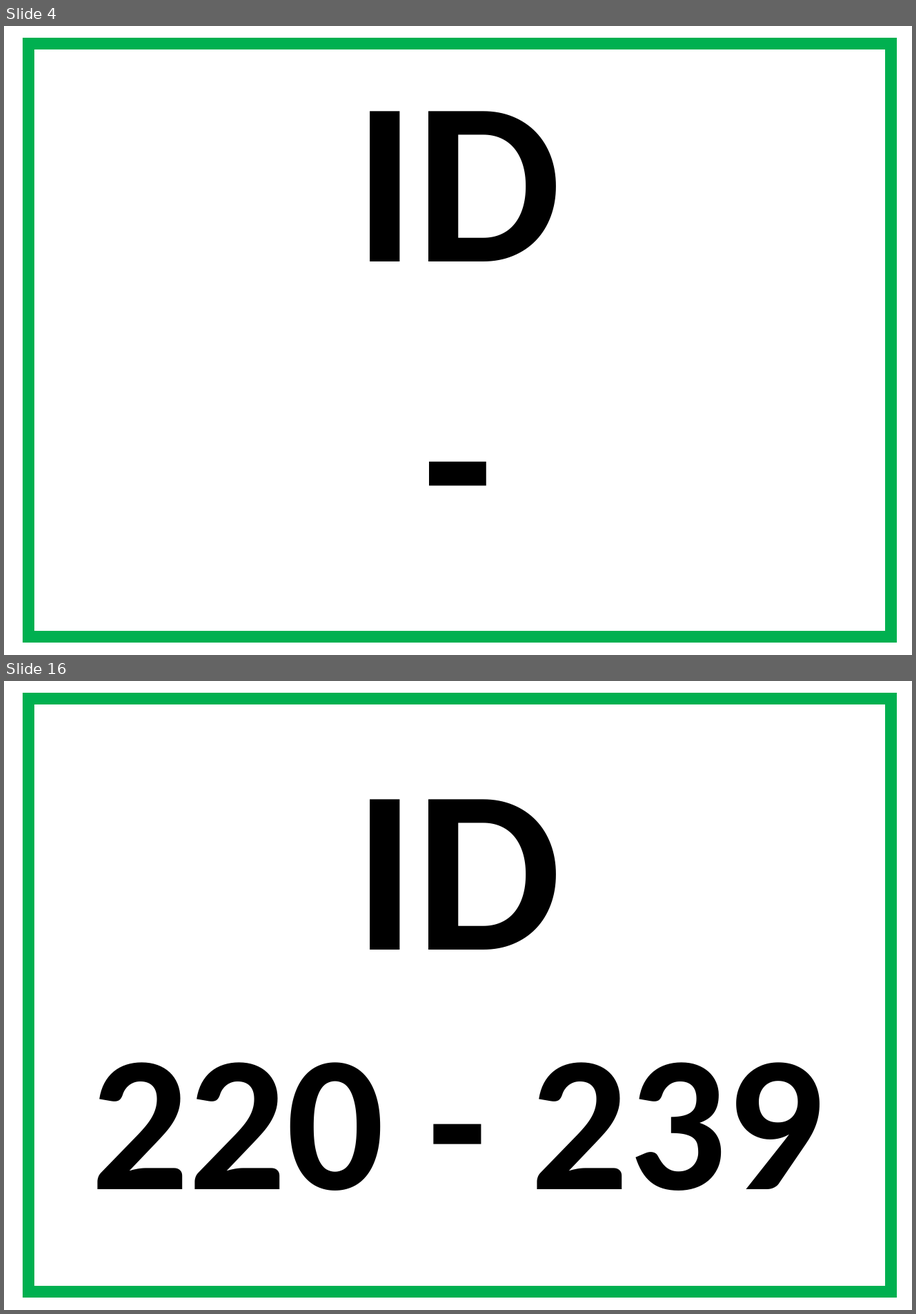
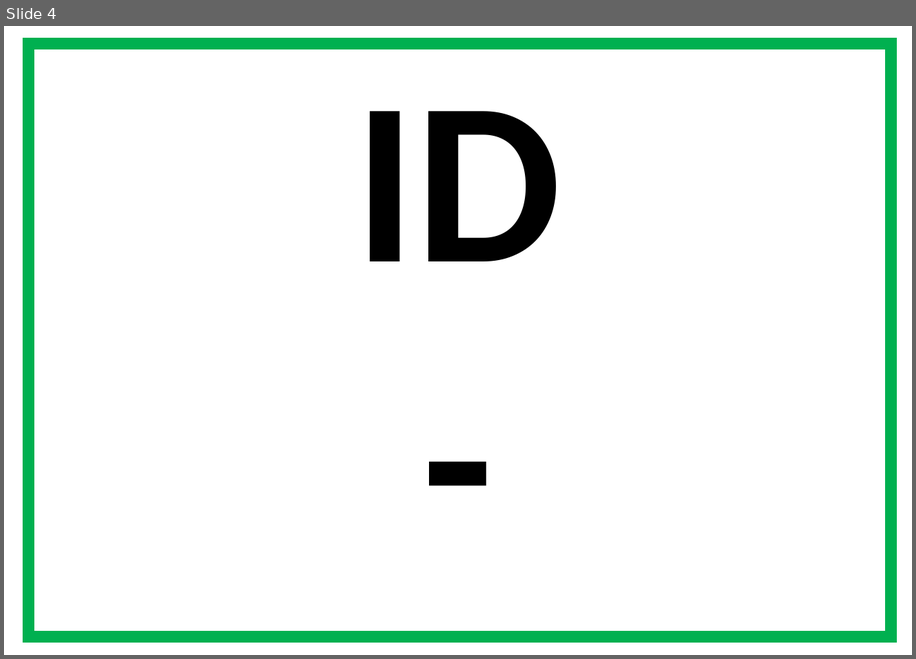
Before and after one commit to schne-ste/FeuerloescherSoftware-Web, a slide deck: web/data/Schilder.pptx. Shown one above the other, each under a label of ours: slides 4 and 16 before the commit, slide 4 after it; the slides between them are not shown. The pictures are 916x1314 and 916x659 pixels, drawn with LibreOffice and Linux fonts; fonts in the diff are those of the drawing. Boxes give left, top, right and bottom in pixels: in the first picture for what was removed or moved away, otherwise in the second. Text is boxed around its words. In the diff, an @@ line names an element or a change of style, - is before the commit and + after.

```diff
--- a/web/data/Schilder.pptx
+++ b/web/data/Schilder.pptx
@@ slide 16 removed at [4, 681, 912, 1310], background #FFFFFF @@
@@ rectangle removed at [28, 699, 891, 1292] @@
@@ text removed at [91, 799, 824, 1190] @@
-ID
-220 - 239
```
Also in this commit, not shown: 25 other slides removed, 27 other files.
